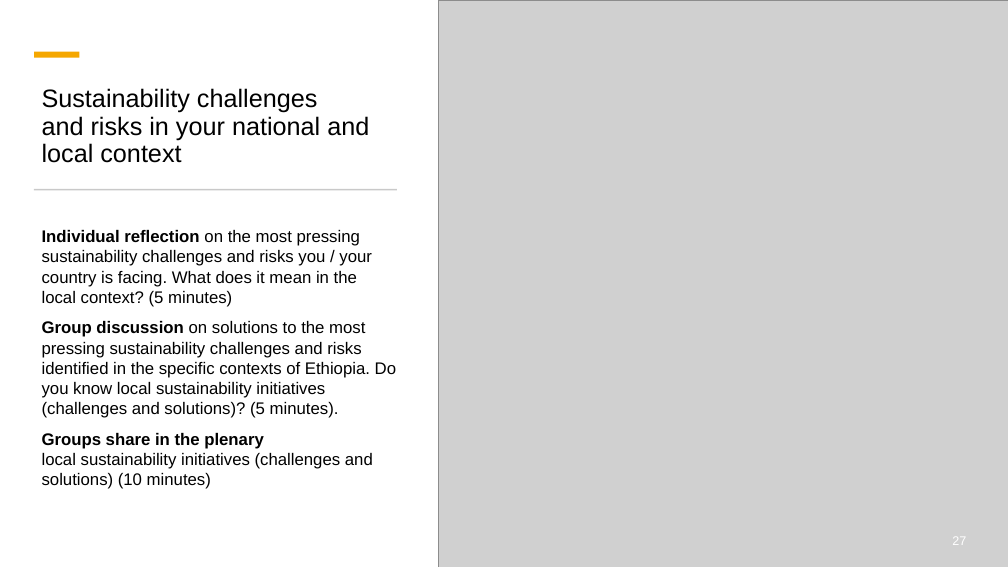
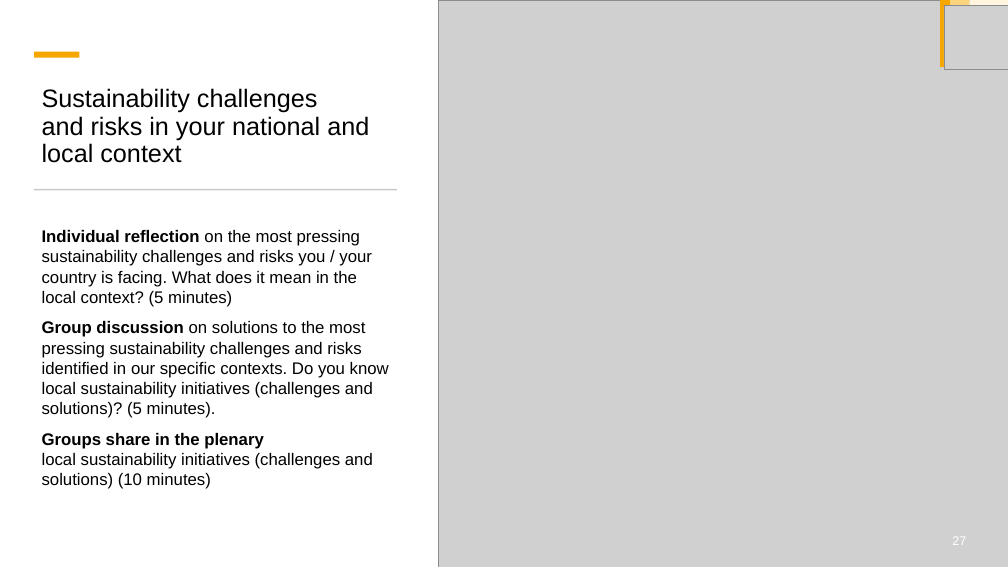
Before and after one commit to CDEteaching/IntegrateSustainabilityIntoHigherEducation_pilotcourse, a slide deck: slide 27 of docs/resources/slides/01_Introduction_to_SD_consolidated.pptx. Drawn at 1008x567 pixels with LibreOffice and Linux fonts; fonts in the diff are those of the drawing; grey boxes stand for pictures. Boxes give left, top, right and bottom in pixels: in the first picture for what was removed or moved away, otherwise in the second. Text is boxed around its words. In the diff, an @@ line names an element or a change of style, - is before the commit and + after.

```diff
--- a/docs/resources/slides/01_Introduction_to_SD_consolidated.pptx
+++ b/docs/resources/slides/01_Introduction_to_SD_consolidated.pptx
@@ group added at [940, 0, 1008, 70]: 3 rectangles, 1 picture @@
@@ text at [42, 321, 389, 418]: text changed @@
-Group discussion on solutions to the most pressing sustainability challenges and risks identified in the specific contexts of Ethiopia. Do you know local sustainability initiatives (challenges and solutions)? (5 minutes).
+Group discussion on solutions to the most pressing sustainability challenges and risks identified in our specific contexts. Do you know local sustainability initiatives (challenges and solutions)? (5 minutes).
```
Also in this commit, not shown: 12 other slides changed, 25 other files.
